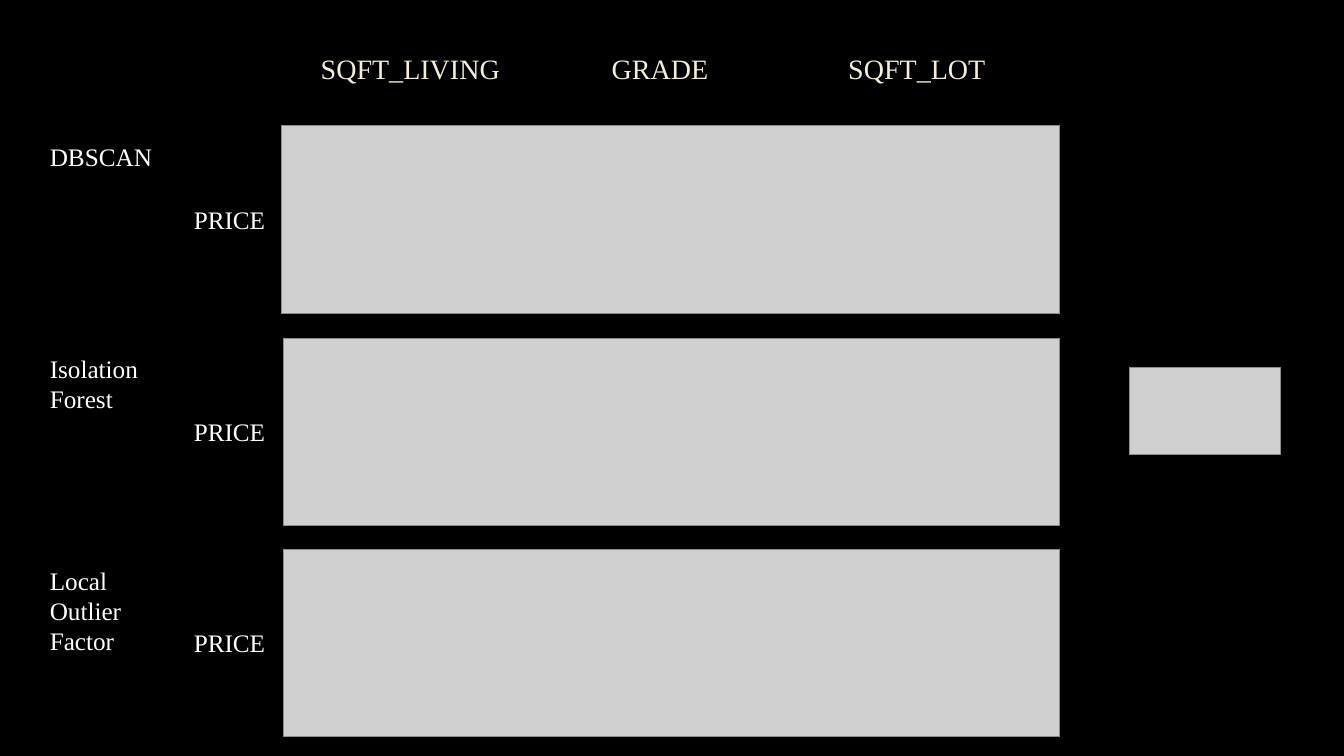
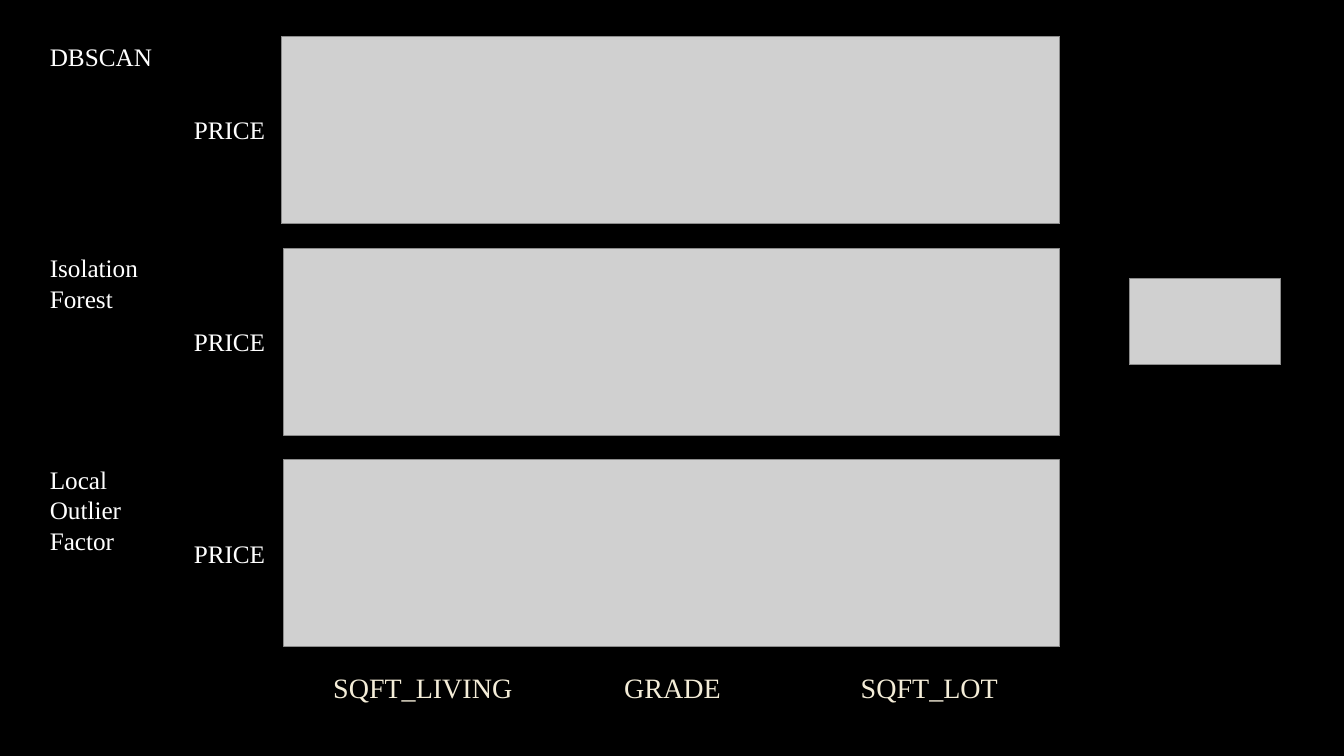
Before and after one commit to cmbfuqua/senior_project, a slide deck: slide 16 of Outlier Detection Presentation.pptx. Drawn at 1344x756 pixels with LibreOffice and Linux fonts; fonts in the diff are those of the drawing; grey boxes stand for pictures; background and template pictures are left out. Boxes give left, top, right and bottom in pixels: in the first picture for what was removed or moved away, otherwise in the second. Text is boxed around its words. In the diff, an @@ line names an element or a change of style, - is before the commit and + after.

```diff
--- a/Outlier Detection Presentation.pptx
+++ b/Outlier Detection Presentation.pptx
@@ text "DBSCAN": place and size @@
-text "DBSCAN" at [50, 149, 152, 651]
+text "DBSCAN" at [50, 49, 152, 551]
@@ 4 pictures, 3 texts: place and size @@
-4 pictures, 3 texts at [194, 126, 1280, 737]
+4 pictures, 3 texts at [194, 36, 1280, 647]
@@ text "SQFT_LIVING GRADE SQFT_LOT": place and size @@
-text "SQFT_LIVING GRADE SQFT_LOT" at [321, 60, 985, 84]
+text "SQFT_LIVING GRADE SQFT_LOT" at [333, 679, 998, 703]
```
Also in this commit, not shown: 6 other slides changed, 7 slides added, 4 slides removed, 11 other files.
